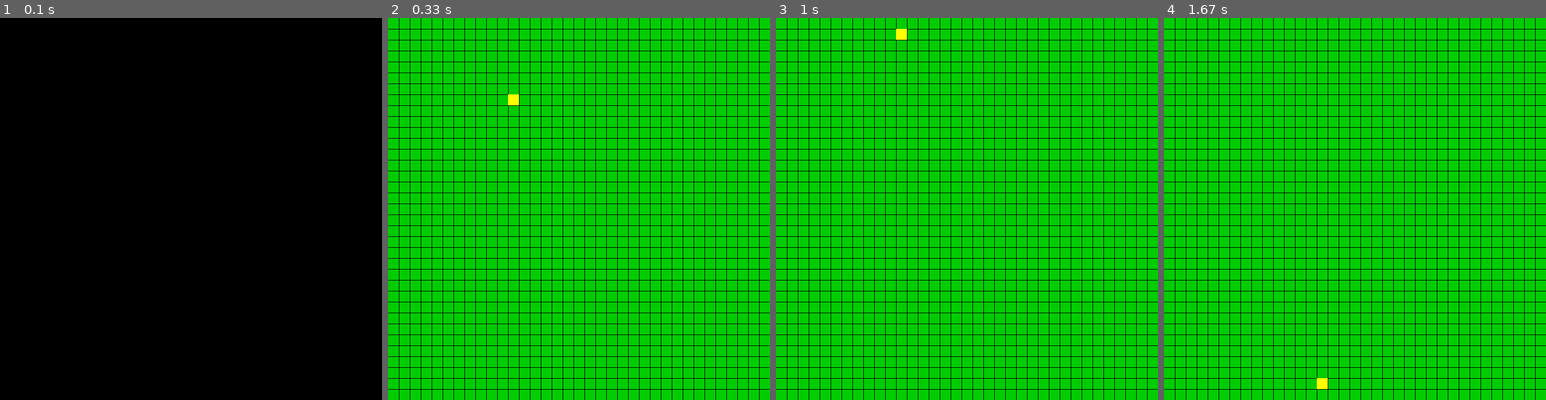
Above: before the commit, frames 1-4 (left to right).
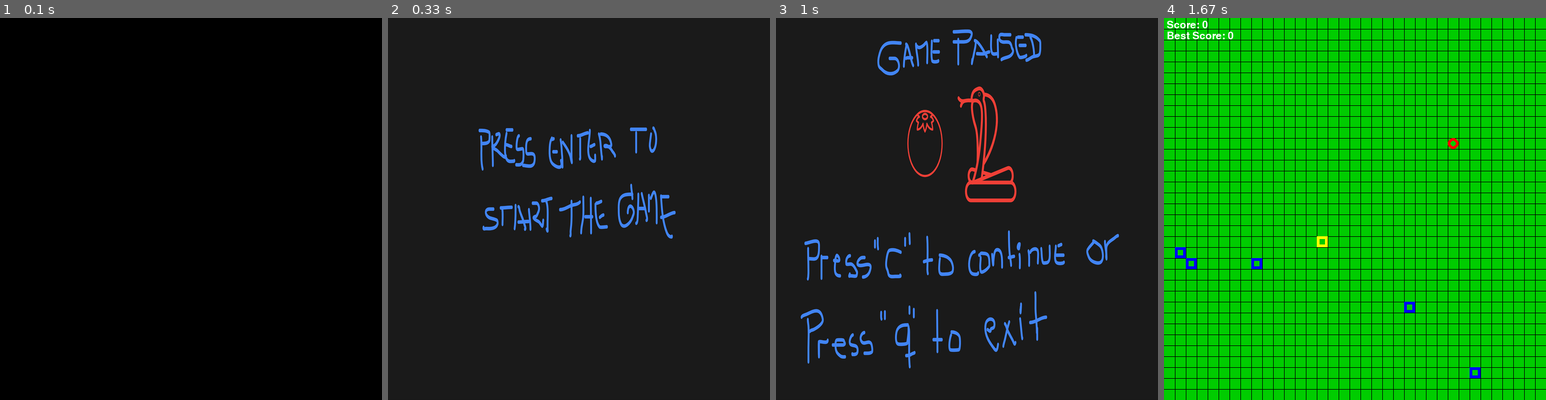
Above: after the commit, the same moments.

Repository: TheSunLand7/PROYECTO_BEG
Game: pygame game, started from PUBLIC_PROJECT_INIT/PYTHON/GAMES/Snake-Game/practice4.py
Same seed, same stepped clock (60 frames per second), same inputs: the game is played once before the commit and once after it.
Inputs:
- Up to frame 1 (0.1 s): no input
- Up to frame 2 (0.33 s): no input
- Up to frame 3 (1 s): tap Enter at 0.33 s; tap Space at 0.67 s
- Up to frame 4 (1.67 s): tap C at 1 s; hold Right from 1.33 s (still down)

Frame 1 is identical in both runs. In frame 2, 100% of the frame differs, in the area x 0-100%, y 0-100%; in frame 3, 100%; in frame 4, 0.8%.

Commit message:
Algunos cambios en practice4.py

Diff:
--- a/PUBLIC_PROJECT_INIT/PYTHON/GAMES/Snake-Game/practice4.py
+++ b/PUBLIC_PROJECT_INIT/PYTHON/GAMES/Snake-Game/practice4.py
@@ -23,29 +23,49 @@
 size_screen = (WIDTH, HEIGHT)
 size_grid = 20  # Para las cuadrículas de la ventana
 
+main_image = pygame.image.load("inicio1.png")
+gamepaused = pygame.image.load("gamepaused.png")
+
 class Snake():
-    """Creacion de la Snake."""
+    """Creacion del Snake."""
 
     def __init__(self):
         self.velocity = 20
-        self.length = 1
-        self.snake_complete = [[220, 200]]
-        self.current_movements = random.choice(["right", "left", "down", "up"])
+        self.length_cola = 0
+        self.snake_headbody = [[220, 200]]
+        self.current_movements = random.choice(["right", "left", "up", "down"])
         self.wrong_movements = {
         "right": ["left"],
         "left": ["right"],
         "up": ["down"],
-        "down": ["up"],
+        "down": ["up"]
         }
+        self.best_score = 0
         self.current_score = 0
-        self.best_score = 0
-
-    def possible_snake_moves(self, screen):
+
+    def draw_snake(self, screen):
+        for index, body in enumerate(self.snake_headbody):
+            if index == 0:
+                pygame.draw.rect(screen, YELLOW, [body[0], body[1], 20, 20], 5)
+                continue
+            pygame.draw.rect(screen, PURPLE, [body[0], body[1], 20, 20], 5)
+
+        self.check_error()
+
+    def possbile_moves_snake(self, screen):
         for event in pygame.event.get():
             if event.type == pygame.QUIT:
                 pygame.quit()
                 sys.exit()
             elif event.type == pygame.KEYDOWN:
+                if event.key == pygame.K_UP:
+                    if self.check_valid_movement(pygame.key.name(event.key)):
+                        continue
+                    self.current_movements = "up"
+                if event.key == pygame.K_DOWN:
+                    if self.check_valid_movement(pygame.key.name(event.key)):
+                        continue
+                    self.current_movements = "down"
                 if event.key == pygame.K_RIGHT:
                     if self.check_valid_movement(pygame.key.name(event.key)):
                         continue
@@ -54,55 +74,39 @@
                     if self.check_valid_movement(pygame.key.name(event.key)):
                         continue
                     self.current_movements = "left"
-                if event.key == pygame.K_UP:
-                    if self.check_valid_movement(pygame.key.name(event.key)):
-                        continue
-                    self.current_movements = "up"
-                if event.key == pygame.K_DOWN:
-                    if self.check_valid_movement(pygame.key.name(event.key)):
-                        continue
-                    self.current_movements = "down"
+                if event.key == pygame.K_SPACE:
+                    pause_game(screen)
+
 
         self.snake_movements(screen)
 
     def snake_movements(self, screen):
         if self.current_movements == "right":
-            move = self.snake_complete[0][0] + self.velocity
-            x = self.check_bounds(move, "max_limit")
+            move_right = self.snake_headbody[0][0] + self.velocity
+            x = self.check_bounds(move_right, "max_limit")
             self.update_snake(x, "X", screen)
         if self.current_movements == "left":
-            move = self.snake_complete[0][0] - self.velocity
-            x = self.check_bounds(move, "min_limit")
-            self.update_snake(x, "X", screen)
+            move_left = self.snake_headbody[0][0] - self.velocity
+            x1 = self.check_bounds(move_left, "min_limit")
+            self.update_snake(x1, "X", screen)
         if self.current_movements == "up":
-            move = self.snake_complete[0][1] - self.velocity
-            y = self.check_bounds(move, "min_limit")
+            move_up = self.snake_headbody[0][1] - self.velocity
+            y = self.check_bounds(move_up, "min_limit")
             self.update_snake(y, "Y", screen)
         if self.current_movements == "down":
-            move = self.snake_complete[0][1] + self.velocity
-            y = self.check_bounds(move, "max_limit")
-            self.update_snake(y, "Y", screen)
-
-    def draw_snake(self, screen):
-        for index, cola in enumerate(self.snake_complete):
-            if index == 0:
-                pygame.draw.rect(screen, YELLOW, [cola[0], cola[1], 20, 20])
-                continue
-            pygame.draw.rect(screen, PURPLE, [cola[0], cola[1], 20, 20])
+            move_down = self.snake_headbody[0][1] + self.velocity
+            y1 = self.check_bounds(move_down, "max_limit")
+            self.update_snake(y1, "Y", screen)
 
     def update_snake(self, value, key, screen):
         if key == "X":
-            self.snake_complete.insert(0, [value, self.snake_complete[0][1]])
-            self.snake_complete.pop()
+            self.snake_headbody.insert(0, [value, self.snake_headbody[0][1]])
+            self.snake_headbody.pop()
             self.draw_snake(screen)
         else:
-            self.snake_complete.insert(0, [self.snake_complete[0][0], value])
-            self.snake_complete.pop()
+            self.snake_headbody.insert(0, [self.snake_headbody[0][0], value])
+            self.snake_headbody.pop()
             self.draw_snake(screen)
-
-    def check_valid_movement(self, next_mov):
-        if next_mov in self.wrong_movements[self.current_movements]:
-            return True
 
     def check_bounds(self, value_to_check, limit):
         if limit == "max_limit":
@@ -116,28 +120,160 @@
             else:
                 return value_to_check
 
+    def check_valid_movement(self, next_mov):
+        if next_mov in self.wrong_movements[self.current_movements]:
+            return True
+
+    def get_snake_head(self):
+        return self.snake_headbody[0]
+
+    def grow_snake(self, value, screen):
+        self.snake_headbody.insert(0, list(value))
+        self.draw_snake(screen)
+
+    def check_error(self):
+        if self.get_snake_head() in self.snake_headbody[2:]:
+            self.reset()
+
+    def reset(self):
+        message(self.length_cola)
+        self.snake_headbody = [[220, 200]]
+        self.current_movements = random.choice(["right", "left", "up", "down"])
+
+        if self.length_cola > self.current_score:
+            self.current_score = self.length_cola
+            self.best_score = self.length_cola
+        self.length_cola = 0
+
+
+def message(score):
+    wn = tk.Tk()
+    wn.withdraw()
+    mensaje = "Oh no! Has chocado!"
+    messagebox.showwarning(message=f"{mensaje} Tu score es: {score}")
+    try:
+        wn.destroy()
+    except Exception as e:
+        raise
+
+    time.sleep(1)
+
+
+class Food():
+    """Creacion del Food."""
+
+    def __init__(self):
+        self.food_position = (0, 0)
+        self.food_random_position()
+
+    def food_random_position(self):
+        self.food_position = (random.randrange(0, 680, 20), random.randrange(0, 680, 20))
+
+    def draw_food(self, screen):
+        pygame.draw.circle(screen, RED, (self.food_position[0]+10, self.food_position[1]+10), 10, 5)
+
+def check_food(snake, food, screen):
+    if tuple(snake.get_snake_head()) == food.food_position:
+        snake.grow_snake(food.food_position, screen)
+        food.food_random_position()
+        food.draw_food(screen)
+
+        snake.length_cola += 1
+
+        if snake.length_cola > snake.best_score:
+            snake.best_score = snake.length_cola
+
+
+class Block():
+    """Creacion del Block."""
+
+    def __init__(self):
+        self.block_position = (0, 0)
+        self.block_random_position()
+
+    def block_random_position(self):
+        self.block_position = [(random.randrange(0, 680, 20), random.randrange(0, 680, 20)) for i in range(5)]
+
+    def draw_block(self, screen):
+        for index, bloque in enumerate(self.block_position):
+            pygame.draw.rect(screen, BLUE, [bloque[0], bloque[1], 20, 20], 5)
+
+def check_block(snake, block):
+    if tuple(snake.get_snake_head()) in block.block_position:
+        block.block_random_position()
+        snake.reset()
+
 def draw_grid(screen):
     screen.fill(GREEN_LIME)
-    x = 0
-    y = 0
+    x_line = 0
+    y_line = 0
     for point in range(WIDTH):
-        x += size_grid
-        y += size_grid
-        pygame.draw.line(screen, BLACK, (x, 0), (y, HEIGHT))
-        pygame.draw.line(screen, BLACK, (0, y), (WIDTH, x))
+        x_line += size_grid
+        y_line += size_grid
+        pygame.draw.line(screen, BLACK, (x_line, 0), (x_line, HEIGHT))
+        pygame.draw.line(screen, BLACK, (0, y_line), (WIDTH, y_line))
+
+def start_menu(start, screen):
+    screen.blit(main_image, (0, 0))
+    pygame.display.update()
+    for event in pygame.event.get():
+        if event.type == pygame.QUIT:
+            pygame.quit()
+            sys.exit()
+        elif event.type == pygame.KEYDOWN:
+            if event.key == pygame.K_RETURN:
+                return False
+    return True
+
+def pause_game(screen):
+    # paused = True
+    while True:
+        for event in pygame.event.get():
+            if event.type == pygame.QUIT:
+                pygame.quit()
+                sys.exit()
+            elif event.type == pygame.KEYDOWN:
+                if event.key == pygame.K_c:
+                    return False
+                elif event.type == pygame.K_q:
+                    pygame.quit()
+                    sys.exit()
+
+        screen.blit(gamepaused, (0, 0))
+        pygame.display.update()
 
 def main():
-    """Funcoion principal"""
     pygame.init()
     screen = pygame.display.set_mode(size_screen)
-    pygame.display.set_caption("GAME OF SNAKE")
+    pygame.display.set_caption("SNAKE GAME NOOB")
     clock = pygame.time.Clock()
     snake = Snake()
-
+    food = Food()
+    block = Block()
+    game_score_font = pygame.font.SysFont("TerminessTTF Nerd Font", 28)
+    start = True
     while True:
         clock.tick(10)
+        snake.possbile_moves_snake(screen)
         draw_grid(screen)
-        snake.possible_snake_moves(screen)
+        food.draw_food(screen)
+        block.draw_block(screen)
+        snake.draw_snake(screen)
+        check_food(snake, food, screen)
+        check_block(snake, block)
+
+        score_text = game_score_font.render(f"Score: {snake.length_cola}", True, WHITE)
+        screen.blit(score_text, (5, 3))
+        score_text = game_score_font.render(f"Best Score: {snake.best_score}", True, WHITE)
+        screen.blit(score_text, (5, 23))
+
+        while True:
+            if food.food_position in block.block_position:
+                food.food_random_position()
+            break
+        while start:
+            start = start_menu(start, screen)
         pygame.display.flip()
 
-main()
+if __name__ == '__main__':
+    main()
--- a/PUBLIC_PROJECT_INIT/PYTHON/GAMES/Snake-Game/snakeWithPygame.py
+++ b/PUBLIC_PROJECT_INIT/PYTHON/GAMES/Snake-Game/snakeWithPygame.py
@@ -122,7 +122,7 @@
                 continue
             pygame.draw.rect(screen, PURPLE, [body[0], body[1], 20, 20])
 
-        self.check_error(screen)
+
 
     def check_valid_movement(self, next_mov):
         """Para verificar movimientos válidos"""
@@ -300,12 +300,14 @@
 
         #-------------TEXTO PARA LA PUNTUACION DEL JUEGO------------->
         block.draw_block(screen)
+
+        #-------------COMIDA Y BLOQUE NO COINCIDEN------------->
         while True:
             if food.food_position in block.block_position:
                 food.random_position()
 
             break
-
+        #-------------COMIDA Y BLOQUE NO COINCIDEN------------->
         food.draw_food(screen)
         pygame.display.update()  # Para actualizar la pantalla al igual que flip()
         # pygame.display.flip()
Not shown, added: PUBLIC_PROJECT_INIT/C++/runProgram.exe
Not shown, added: PUBLIC_PROJECT_INIT/C++/tutorial.cpp
